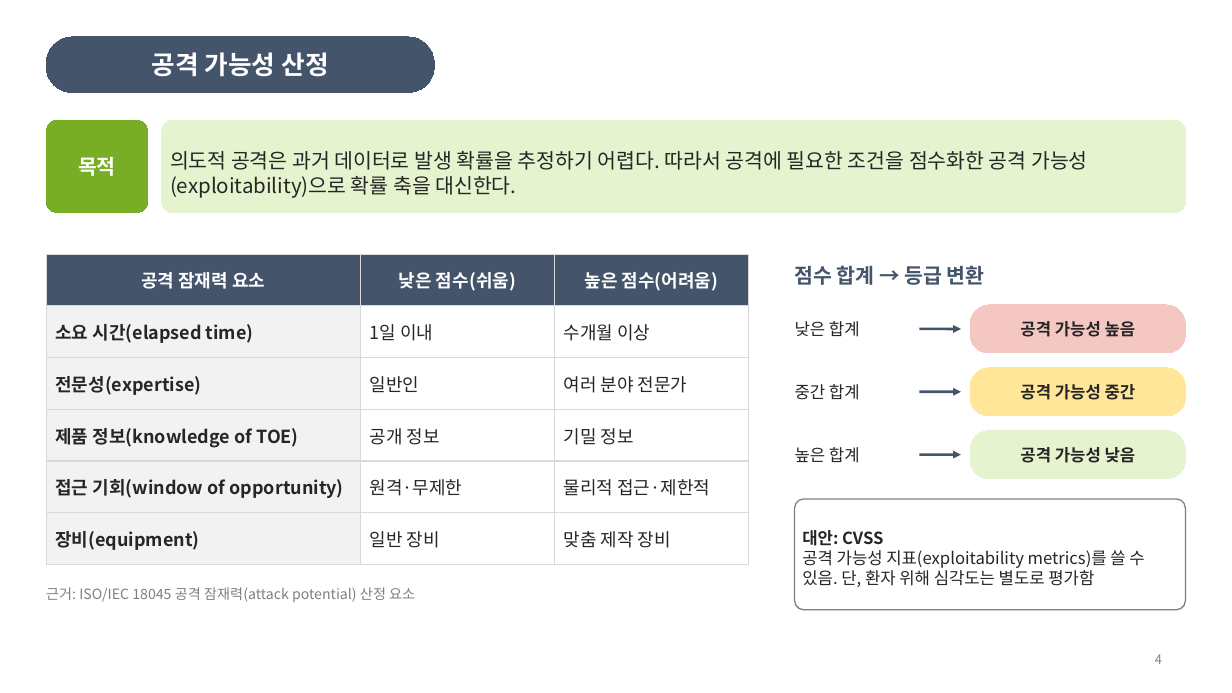
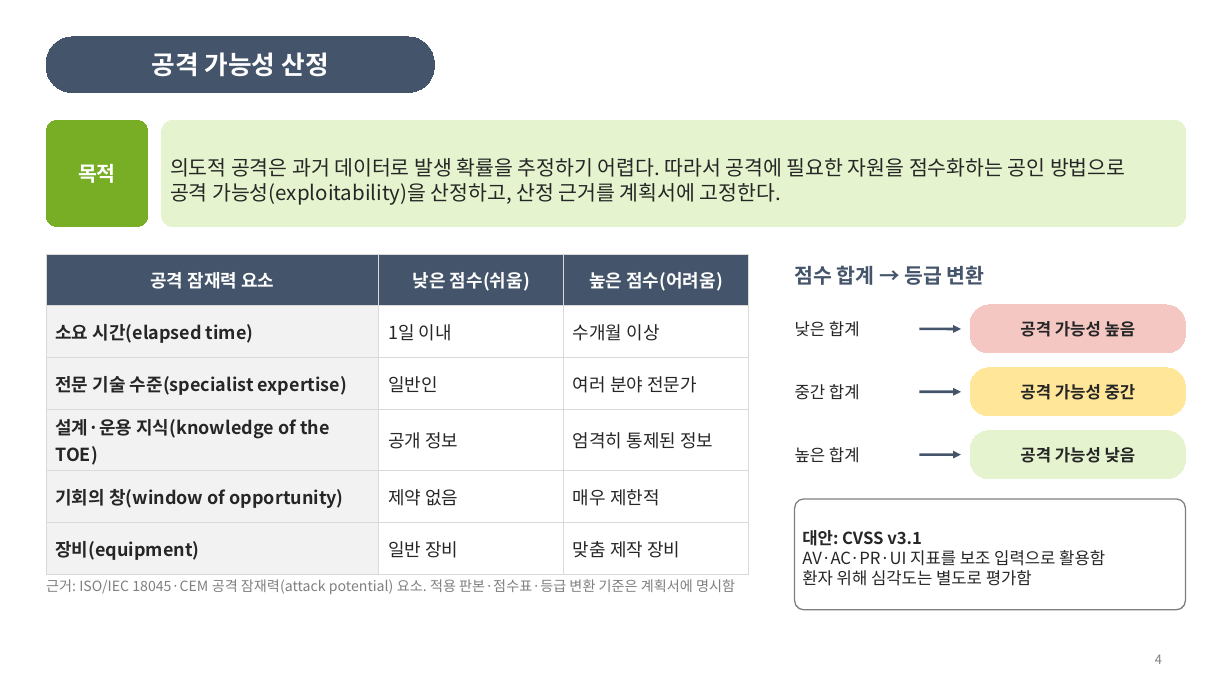
Before and after one commit to ckdtjs0911-glitch/Seony-example, a slide deck: slide 4 of ppt/cybersecurity_risk/사이버보안_위험관리_검토전초안.pptx. Drawn at 1232x693 pixels with LibreOffice and Linux fonts; fonts in the diff are those of the drawing. Boxes give left, top, right and bottom in pixels: in the first picture for what was removed or moved away, otherwise in the second. Text is boxed around its words. In the diff, an @@ line names an element or a change of style, - is before the commit and + after.

```diff
--- a/ppt/cybersecurity_risk/사이버보안_위험관리_검토전초안.pptx
+++ b/ppt/cybersecurity_risk/사이버보안_위험관리_검토전초안.pptx
@@ rounded rectangle "목적": place and size @@
-rounded rectangle "목적" at bbox=[46, 120, 148, 213]
+rounded rectangle "목적" at bbox=[46, 120, 148, 226]
@@ rounded rectangle "목적" at bbox=[46, 120, 148, 226]: proportions changed @@
@@ rounded rectangle "의도적 공격은 과거 데이터로 발생 ..." at bbox=[162, 120, 1186, 226]: proportions changed @@
@@ rounded rectangle "의도적 공격은 과거 데이터로 발생 ...": place and size @@
-rounded rectangle "의도적 공격은 과거 데이터로 발생 ..." at bbox=[162, 120, 1186, 213]
+rounded rectangle "의도적 공격은 과거 데이터로 발생 ..." at bbox=[162, 120, 1186, 226]
@@ text in rounded rectangle at bbox=[170, 158, 1125, 205]: text changed @@
-의도적 공격은 과거 데이터로 발생 확률을 추정하기 어렵다. 따라서 공격에 필요한 조건을 점수화한 공격 가능성(exploitability)으로 확률 축을 대신한다.
+의도적 공격은 과거 데이터로 발생 확률을 추정하기 어렵다. 따라서 공격에 필요한 자원을 점수화하는 공인 방법으로 공격 가능성(exploitability)을 산정하고, 산정 근거를 계획서에 고정한다.
@@ table at bbox=[46, 254, 749, 564] @@
-row 3, column 1: 전문성(expertise)
+row 3, column 1: 전문 기술 수준(specialist expertise)
-row 4, column 1: 제품 정보(knowledge of TOE)
+row 4, column 1: 설계·운용 지식(knowledge of the TOE)
-row 4, column 3: 기밀 정보
+row 4, column 3: 엄격히 통제된 정보
-row 5: 접근 기회(window of opportunity) | 원격·무제한 | 물리적 접근·제한적
+row 5: 기회의 창(window of opportunity) | 제약 없음 | 매우 제한적
@@ text in rounded rectangle at bbox=[802, 530, 1105, 586]: text changed @@
-대안: CVSS
-공격 가능성 지표(exploitability metrics)를 쓸 수 있음. 단, 환자 위해 심각도는 별도로 평가함
+대안: CVSS v3.1
+AV·AC·PR·UI 지표를 보조 입력으로 활용함
+환자 위해 심각도는 별도로 평가함
@@ text at bbox=[46, 579, 735, 594]: text changed @@
-근거: ISO/IEC 18045 공격 잠재력(attack potential) 산정 요소
+근거: ISO/IEC 18045·CEM 공격 잠재력(attack potential) 요소. 적용 판본·점수표·등급 변환 기준은 계획서에 명시함
@@ text "근거: ISO/IEC 18045·CEM 공격 잠재력(attack ..." at bbox=[46, 579, 735, 594]: vertical alignment middle to top @@
```
Also in this commit, not shown: 4 other slides changed, 2 other files.
